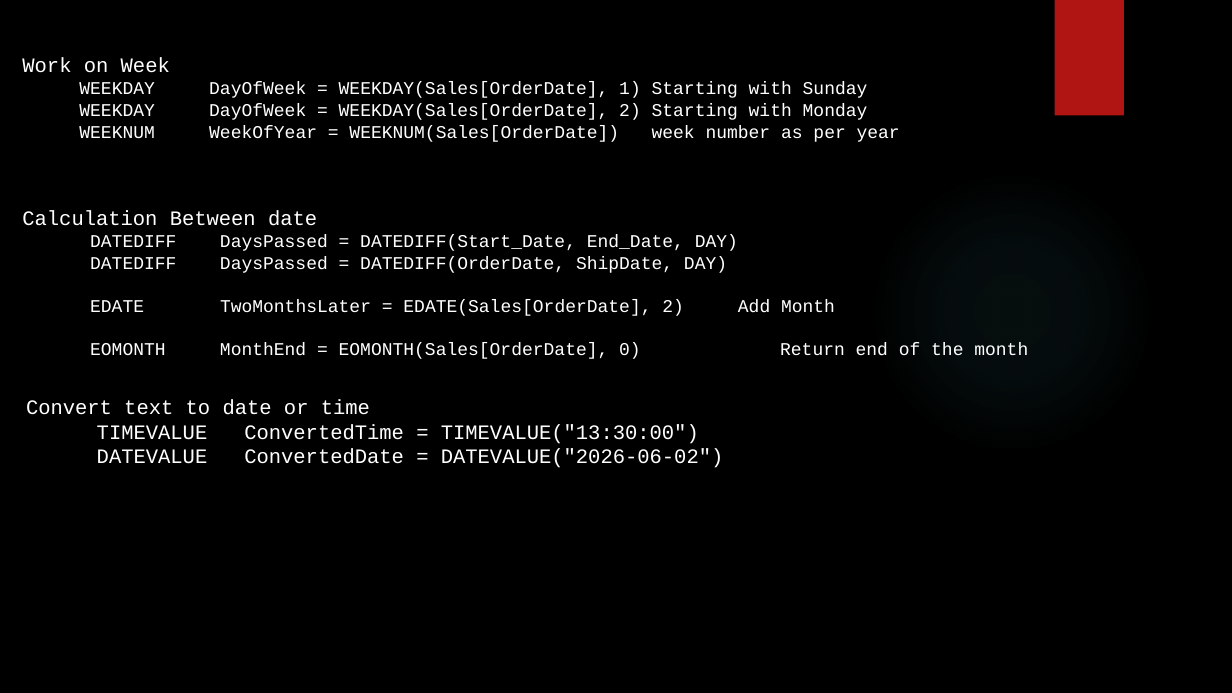
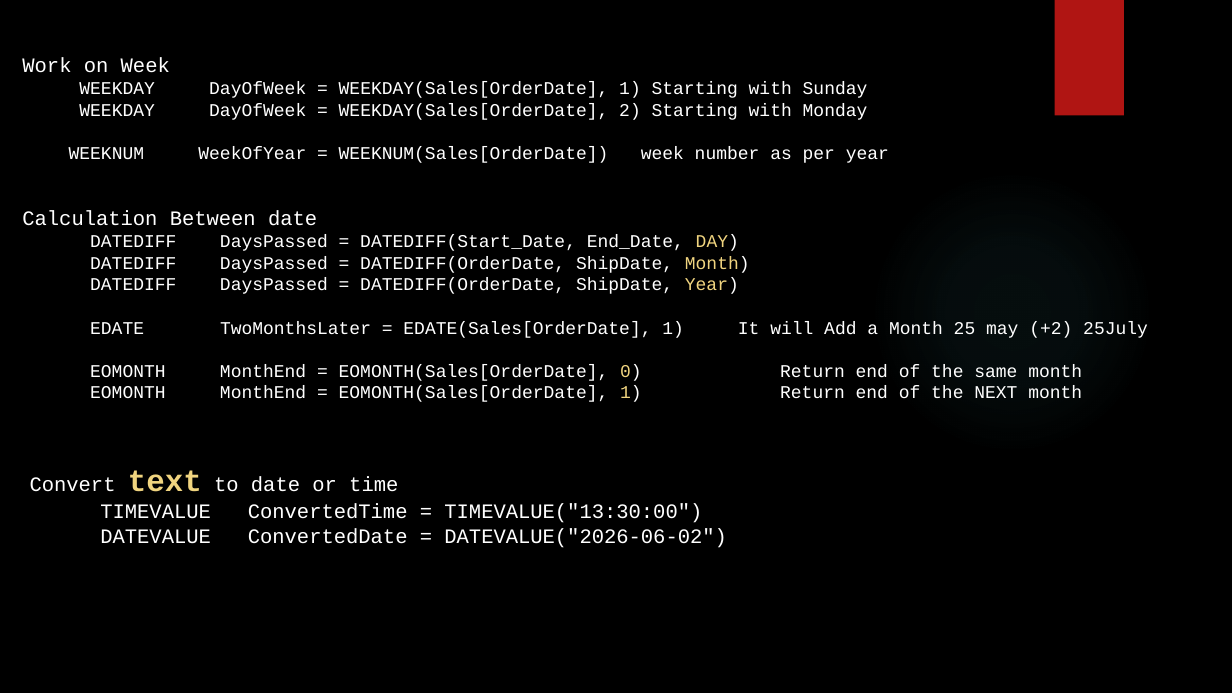
Before and after one commit to SHIVRAJSHINDE/Ethans, a slide deck: slide 5 of 17 18 20/5.Power Bi/5) Dax/Dax.pptx. Drawn at 1232x693 pixels with LibreOffice and Linux fonts; fonts in the diff are those of the drawing; background and template pictures are left out. Boxes give left, top, right and bottom in pixels: in the first picture for what was removed or moved away, otherwise in the second. Text is boxed around its words. In the diff, an @@ line names an element or a change of style, - is before the commit and + after.

```diff
--- a/17 18 20/5.Power Bi/5) Dax/Dax.pptx
+++ b/17 18 20/5.Power Bi/5) Dax/Dax.pptx
@@ text "Work on Week" rewrapped from (x1=22, y1=58, x2=900, y2=142) to (x1=22, y1=58, x2=889, y2=163) @@
@@ text at (x1=90, y1=235, x2=739, y2=290): text colour #FFFFFF to #F0D47F in "DAY)" @@
@@ text at (x1=90, y1=256, x2=1148, y2=402): text changed @@
-  DATEDIFF DaysPassed = DATEDIFF(OrderDate, ShipDate, DAY)
-  EDATE TwoMonthsLater = EDATE(Sales[OrderDate], 2) Add Month
-  EOMONTH MonthEnd = EOMONTH(Sales[OrderDate], 0) Return end of the month
+  DATEDIFF DaysPassed = DATEDIFF(OrderDate, ShipDate, Month)
+  DATEDIFF DaysPassed = DATEDIFF(OrderDate, ShipDate, Year)
+  EDATE TwoMonthsLater = EDATE(Sales[OrderDate], 1) It will Add a Month 25 may (+2) 25July
+  EOMONTH MonthEnd = EOMONTH(Sales[OrderDate], 0) Return end of the same month
+  EOMONTH MonthEnd = EOMONTH(Sales[OrderDate], 1) Return end of the NEXT month
@@ text "Convert text to date or ..." moved from (x1=26, y1=399, x2=724, y2=468) to (x1=30, y1=470, x2=727, y2=548) @@
@@ text at (x1=30, y1=470, x2=398, y2=492): size 16 to 24 pt, text colour #FFFFFF to #F0D47F, bold on in "text" @@
```
Also in this commit, not shown: 5 other slides changed, 6 slides added, 1 slide removed, 38 other files.
